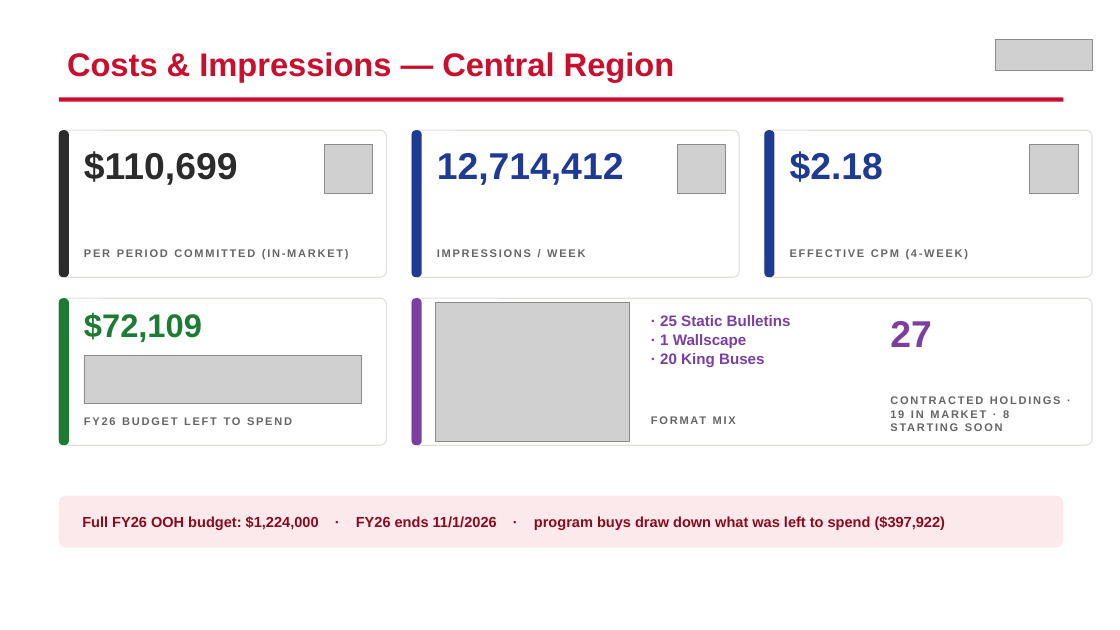
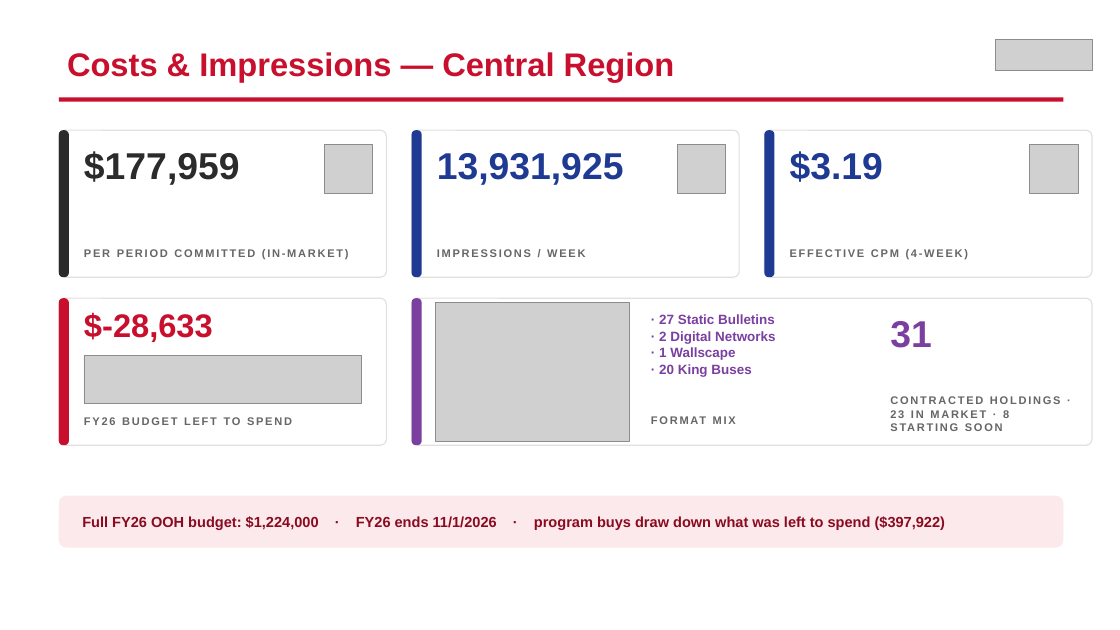
Before and after one commit to willbailes1-glitch/heb-ooh-reviews, a slide deck: slide 3 of region/Central-holdings-deck.pptx. Drawn at 1120x630 pixels with LibreOffice and Linux fonts; fonts in the diff are those of the drawing; grey boxes stand for pictures. Boxes give left, top, right and bottom in pixels: in the first picture for what was removed or moved away, otherwise in the second. Text is boxed around its words. In the diff, an @@ line names an element or a change of style, - is before the commit and + after.

```diff
--- a/region/Central-holdings-deck.pptx
+++ b/region/Central-holdings-deck.pptx
@@ text at [84,151,240,185]: text changed @@
-$110,699
+$177,959
@@ text at [437,153,624,185]: text changed @@
-12,714,412
+13,931,925
@@ text at [790,151,883,182]: text changed @@
-$2.18
+$3.19
@@ rounded rectangle at [59,298,69,445]: fill #1E7B34 to #C8102E @@
@@ text at [84,312,213,342]: text changed; text colour #1E7B34 to #C8102E @@
-$72,109
+$-28,633
@@ text at [659,314,775,344]: text changed; size 13 to 11.5 pt @@
-· 25 Static Bulletins
+· 27 Static Bulletins
+· 2 Digital Networks
@@ text at [890,321,932,348]: text changed @@
-27
+31
@@ text at [659,347,751,377]: size 13 to 11.5 pt in "· 1 Wallscape", "· 20 King Buses" @@
@@ text at [890,396,1061,420]: text changed @@
-CONTRACTED HOLDINGS · 19 IN MARKET · 8 STARTING SOON
+CONTRACTED HOLDINGS · 23 IN MARKET · 8 STARTING SOON
```
Also in this commit, not shown: 28 other slides changed, 4 slides added.
